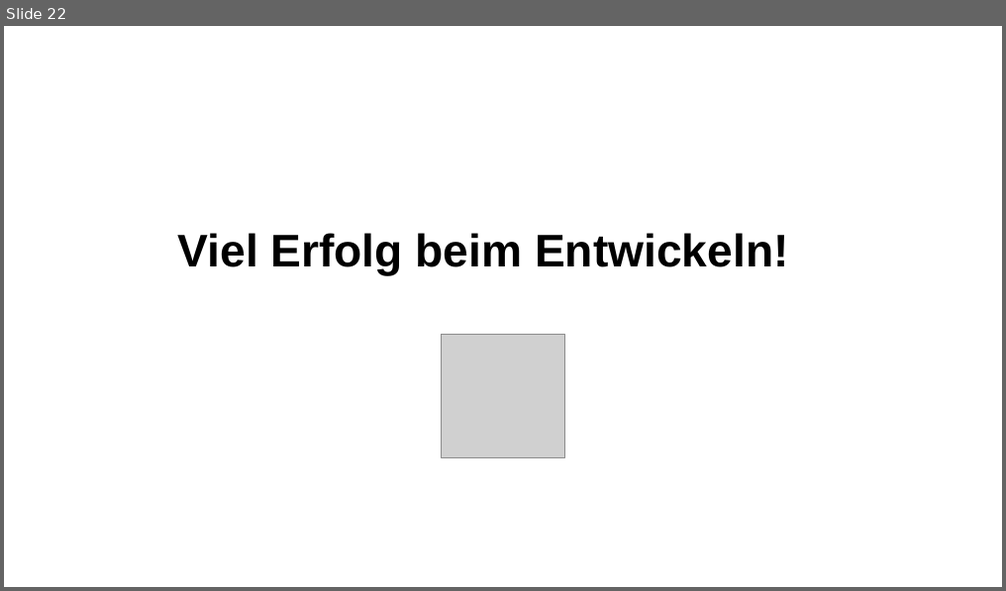
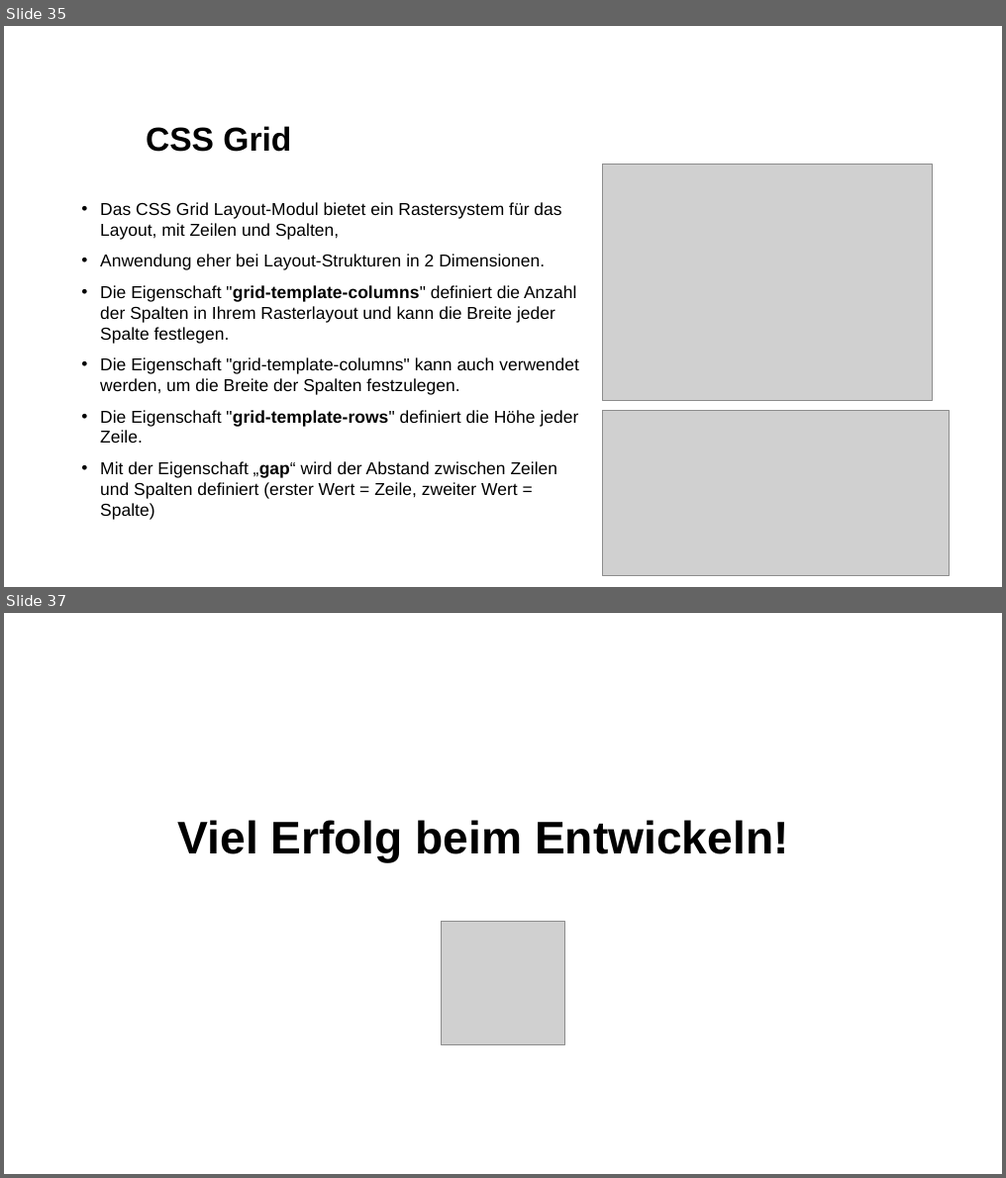
Before and after one commit to kodo89/Webentwicklung_23_24, a slide deck: 3. CSS/Slides/CSS Grundlagen 2.pptx. Shown one above the other, each under a label of ours: slide 22 before the commit, slides 35 and 37 after it; the slides between them are not shown. The pictures are 1006x591 and 1006x1178 pixels, drawn with LibreOffice and Linux fonts; fonts in the diff are those of the drawing; grey boxes stand for pictures; background and template pictures are left out. Boxes give left, top, right and bottom in pixels: in the first picture for what was removed or moved away, otherwise in the second. Text is boxed around its words. In the diff, an @@ line names an element or a change of style, - is before the commit and + after.

```diff
--- a/3. CSS/Slides/CSS Grundlagen 2.pptx
+++ b/3. CSS/Slides/CSS Grundlagen 2.pptx
@@ slide 35 added at (4, 26, 1002, 587), background #FFFFFF @@
@@ title added at (146, 126, 291, 152), 32 pt, text #000000, bold @@
+CSS Grid
@@ picture added at (602, 164, 933, 401) @@
@@ text added at (100, 202, 579, 520), 16.6 pt, text #000000 @@
+• Das CSS Grid Layout-Modul bietet ein Rastersystem für das Layout, mit Zeilen und Spalten,
+• Anwendung eher bei Layout-Strukturen in 2 Dimensionen.
+• Die Eigenschaft "grid-template-columns" definiert die Anzahl der Spalten in Ihrem Rasterlayout und kann die Breite jeder Spalte festlegen.
+• Die Eigenschaft "grid-template-columns" kann auch verwendet werden, um die Breite der Spalten festzulegen.
+• Die Eigenschaft "grid-template-rows" definiert die Höhe jeder Zeile.
+• Mit der Eigenschaft „gap“ wird der Abstand zwischen Zeilen und Spalten definiert (erster Wert = Zeile, zweiter Wert = Spalte)
@@ picture added at (602, 411, 948, 576) @@
@@ what was slide 22 is now slide 37 @@
```
Also in this commit, not shown: 7 slides changed, 14 other slides added, 15 other files.
